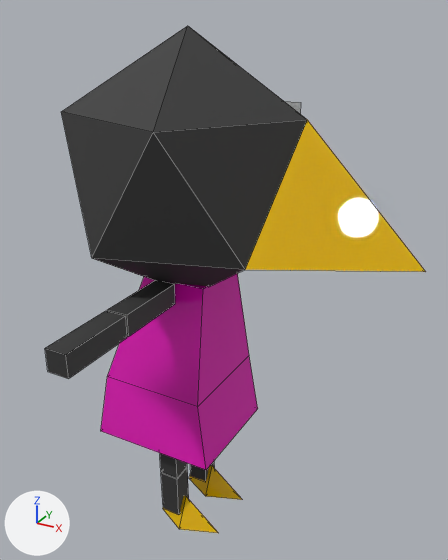
Two versions of the FBX model Assets/MO/what.fbx, one commit apart.
The view is the same before and after, from a 50 mm camera at (3.32, -5.34, 3.52) aimed at (0.36, 0.04, 0.83). The axes (+X, +Y, +Z) are drawn at lower left. The lights are the same throughout. Mesh edges are drawn as thin lines.
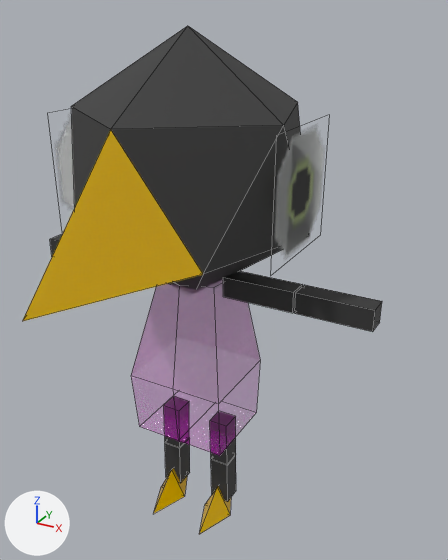
Pixel boxes (x1, y1, x2, y2) of what changed, in the pictures (448 x 560 px; the box of a moved part takes in the faces that stretch with it):
'Cube', surface changed, reshaped, turned: before (45, 26, 426, 533); after (23, 26, 382, 534)
part 1 of me_cube, moved or reshaped: before (190, 460, 215, 482); after (211, 455, 236, 502)
part 2 of me_cube, moved or reshaped (not visible before): after (210, 411, 236, 464)
part 3 of me_cube, moved or reshaped: before (189, 465, 243, 500); after (199, 485, 231, 534)
part 4 of me_cube, added: after (50, 234, 62, 256)
part 5 of me_cube, moved or reshaped: before (161, 467, 189, 515); after (165, 438, 190, 483)
part 6 of me_cube, moved or reshaped: before (160, 453, 187, 478); after (164, 396, 189, 447)
part 7 of me_cube, added (yellow): after (153, 468, 187, 514)
part 8 of me_cube, rebuilt: before (101, 273, 258, 470); after (131, 279, 260, 404)
part 9 of me_cube, deleted (black): before (45, 311, 127, 379)
part 10 of me_cube, deleted (black): before (107, 281, 175, 337)
part 11 of me_cube, deleted (yellow): before (163, 496, 218, 533)
part 12 of me_cube, built on: after (56, 116, 203, 290)

The change, as a list of edits to the scene's bpy script:
```text
Add img_palette_ntsc_png:
    img_palette_ntsc_png = load_image('Palette_NTSC.png', 'Palette_NTSC.png', 512, 128, 'Non-Color')
Change mat_cloth:
    where n0 = _N.new('ShaderNodeBsdfPrincipled'); n0.name = 'Principled BSDF'
    remove n0.inputs[0].default_value = (0.8, 0.00365, 0.489, 1.0)  # 'Base Color', pink #e70cba
    add n2 = _N.new('ShaderNodeTexImage'); n2.name = 'Image Texture'
    add n2.image = img_palette_ntsc_png
    add n3 = _N.new('ShaderNodeTexImage'); n3.name = 'Image Texture.001'
    add n3.image = img_palette_ntsc_png
    add n4 = _N.new('ShaderNodeTexImage'); n4.name = 'Image Texture.002'
    add n4.image = img_palette_ntsc_png
    add _L.new(n2.outputs[0], n0.inputs[0])  # 'Color' to 'Base Color'
    add _L.new(n3.outputs[0], n0.inputs[18])  # 'Color' to 'Transmission Weight'
    add _L.new(n4.outputs[0], n0.inputs[4])  # 'Color' to 'Alpha'
Change me_cube:
    used by ob_cube; location = (0.0, 0.0, 0.0)
    remove me_cube.from_pydata(...)  # 105 vertices, 93 faces; spans x -1.24..2.44, y -2.08..2.04, z -2.31..3.36
    add me_cube.from_pydata(...)  # 117 vertices, 104 faces; spans x -1.24..2.44, y -2.04..2.04, z -2.31..3.36
    me_cube part 1: the loose piece of 8 vertices spanning x -0.18..0.05, y 0.12..0.36, z -2.15..-1.58 is moved by (0.0, 0.11, 0.0)
    me_cube part 2: the loose piece of 8 vertices spanning x -0.18..0.05, y 0.11..0.35, z -1.57..-1.01 is moved by (0.0, 0.11, 0.0)
    me_cube part 3: the loose piece of 6 vertices spanning x -0.28..0.54, y 0.05..0.41, z -2.31..-1.94 is moved by (0.0, 0.11, 0.0)
    me_cube part 4: a new loose piece, a box spanning x -0.18..0.05, y -2.04..-1.23, z 0.67..0.9, in mat_dark (black #353535)
    me_cube part 5: the loose piece of 8 vertices spanning x -0.18..0.05, y -0.53..-0.3, z -2.15..-1.58 is mirrored in y about its middle, then moved by (0.0, 0.07, 0.0)
    me_cube part 6: the loose piece of 8 vertices spanning x -0.18..0.05, y -0.54..-0.31, z -1.57..-1.01 is mirrored in y about its middle, then moved by (0.0, 0.09, 0.0)
    me_cube part 7: the loose piece of 6 vertices spanning x -0.28..0.54, y 0.05..0.41, z -2.31..-1.94 is copied, and the copy is mirrored in y about its middle, then moved by (0.0, -0.57, 0.0); it spans x -0.28..0.54, y -0.52..-0.15, z -2.31..-1.94
    me_cube part 8: the loose piece of 12 vertices spanning x -0.92..0.53, y -0.7..0.63, z -1.15..0.87 is rebuilt with 18 vertices and now spans x -0.55..0.48, y -0.58..0.58, z -1.13..0.81
    me_cube part 9: the loose piece of 8 vertices spanning x -0.18..0.05, y -2.08..-1.27, z 0.67..0.9 is deleted
    me_cube part 10: the loose piece of 8 vertices spanning x -0.18..0.05, y -1.25..-0.45, z 0.67..0.9 is deleted
    me_cube part 11: the loose piece of 6 vertices spanning x -0.28..0.54, y -0.59..-0.22, z -2.31..-1.94 is deleted
    me_cube part 12
    4 faces are deleted
    6 vertices are added at (-0.58, -1.24, 2.56), (0.67, -1.24, 2.56), (-0.58, -1.22, 1.32), (0.67, -1.22, 1.32), (-1.0, 0.0, 2.6), (1.0, 0.0, 1.36)
    6 new faces join them, mat_dark (black #353535)
    2 new faces join them, mat_beak (yellow #e7b800)
    1 new face joins them, mat_eye
Change ob_cube:
    ob_cube.rotation_euler: (0.0, 0.0, 0.0) -> (0.0000122, 0.0, -1.571)  # degrees (0, 0, 0) -> degrees (0, 0, -90)
```
